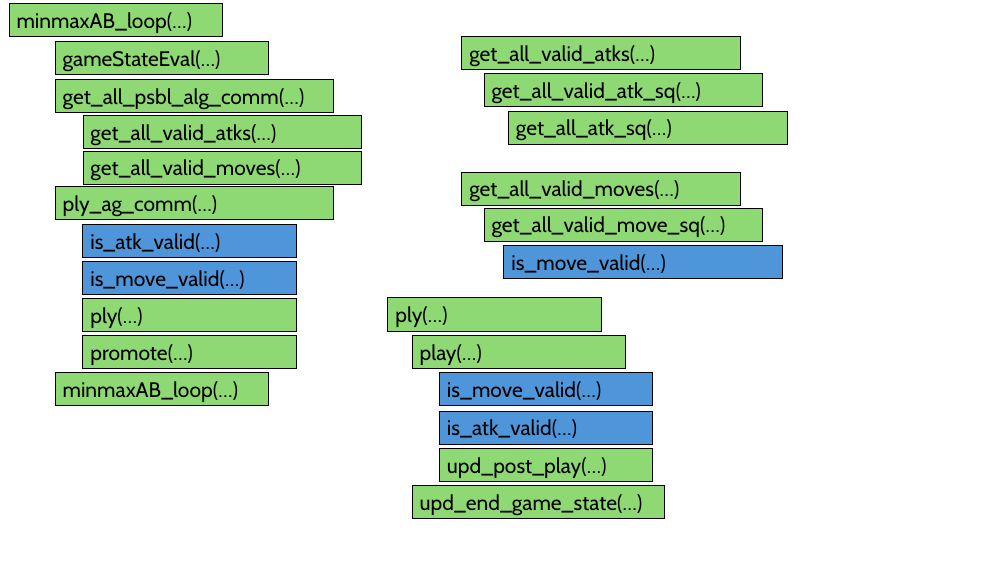
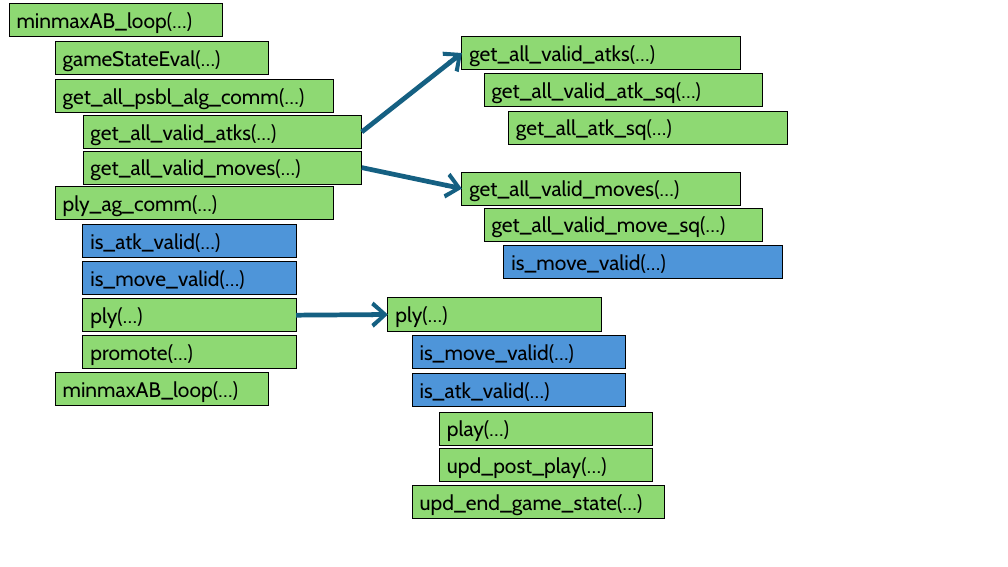
Before and after one commit to XiaoYiQing/game_dev_practice, a slide deck: slide 5 of docs/chess_structure.pptx. Drawn at 1008x567 pixels with LibreOffice and Linux fonts; fonts in the diff are those of the drawing. Boxes give left, top, right and bottom in pixels: in the first picture for what was removed or moved away, otherwise in the second. Text is boxed around its words. In the diff, an @@ line names an element or a change of style, - is before the commit and + after.

```diff
--- a/docs/chess_structure.pptx
+++ b/docs/chess_structure.pptx
@@ arrow added from (362, 132) to (462, 53), #156082 4.5 pt @@
@@ arrow added from (362, 168) to (462, 188), #156082 4.5 pt @@
@@ arrow added from (296, 315) to (388, 315), #156082 4.5 pt @@
@@ rectangle "is_move_valid(…)": place and size @@
-rectangle "is_move_valid(…)" at box(439, 373, 653, 406)
+rectangle "is_move_valid(…)" at box(412, 336, 625, 369)
@@ rectangle "is_atk_valid(…)": place and size @@
-rectangle "is_atk_valid(…)" at box(439, 411, 653, 445)
+rectangle "is_atk_valid(…)" at box(412, 374, 625, 407)
@@ rectangle "play(…)": place and size @@
-rectangle "play(…)" at box(412, 336, 625, 369)
+rectangle "play(…)" at box(439, 412, 653, 445)
```
Also in this commit, not shown: 1 other slide changed, 2 other files.
